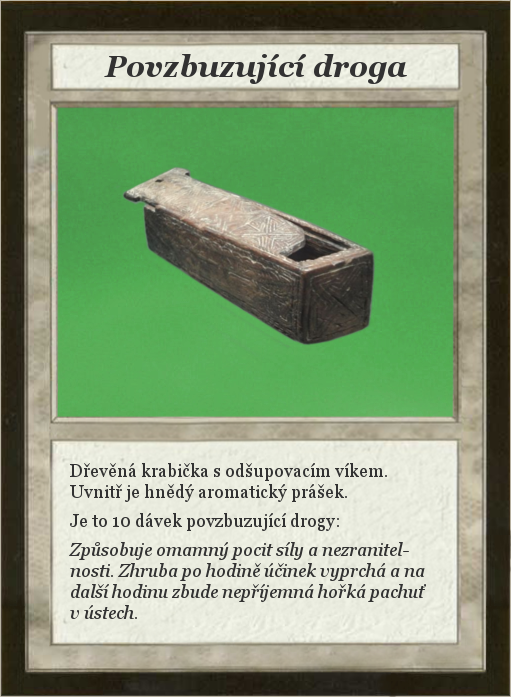
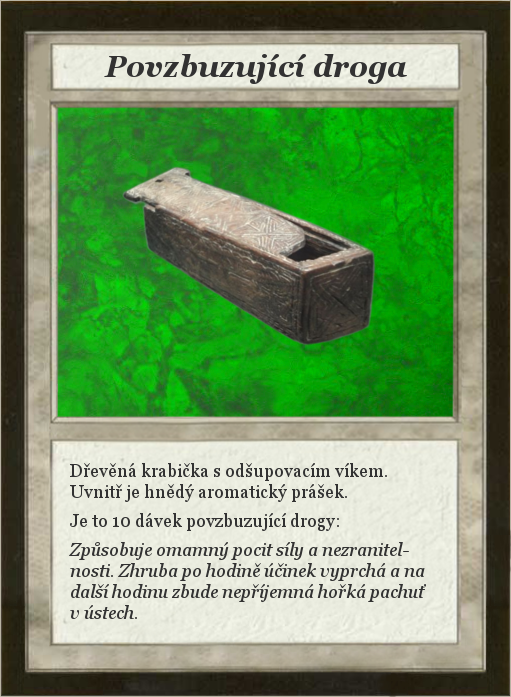
Comparing the layer stacks of the two w=511, h=697 images. Changes:
painted on "OrcishBackground" over [57, 106, 455, 417]
removed layer "Dark-gray-background" over [57, 106, 455, 417]
